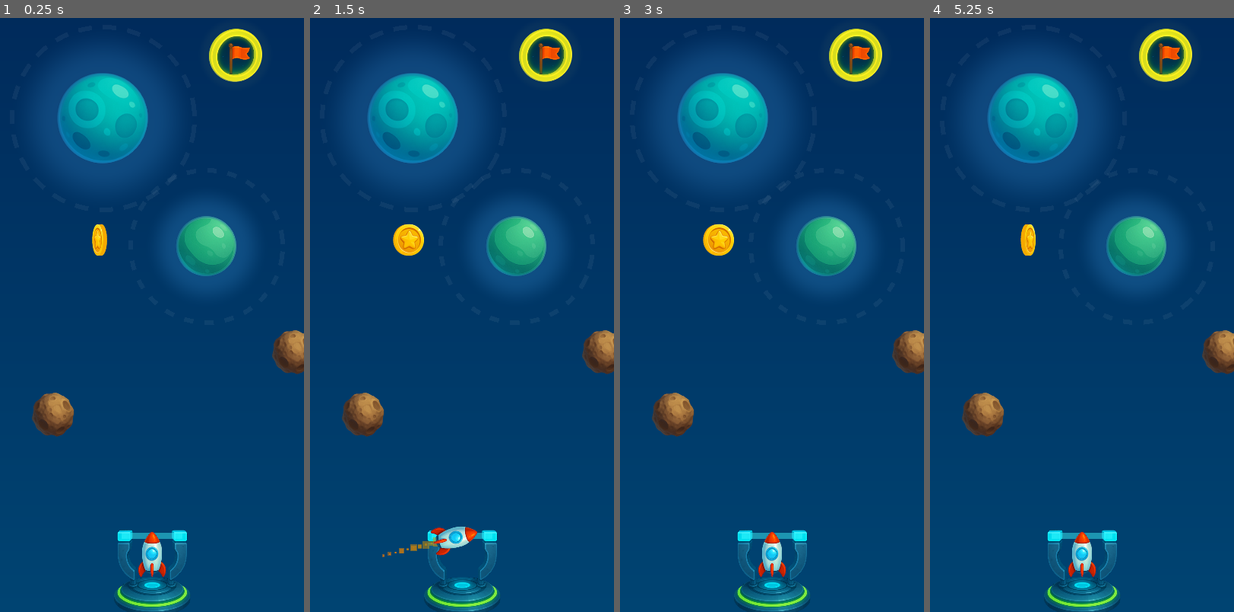
Above: before the commit, frames 1-4 (left to right).
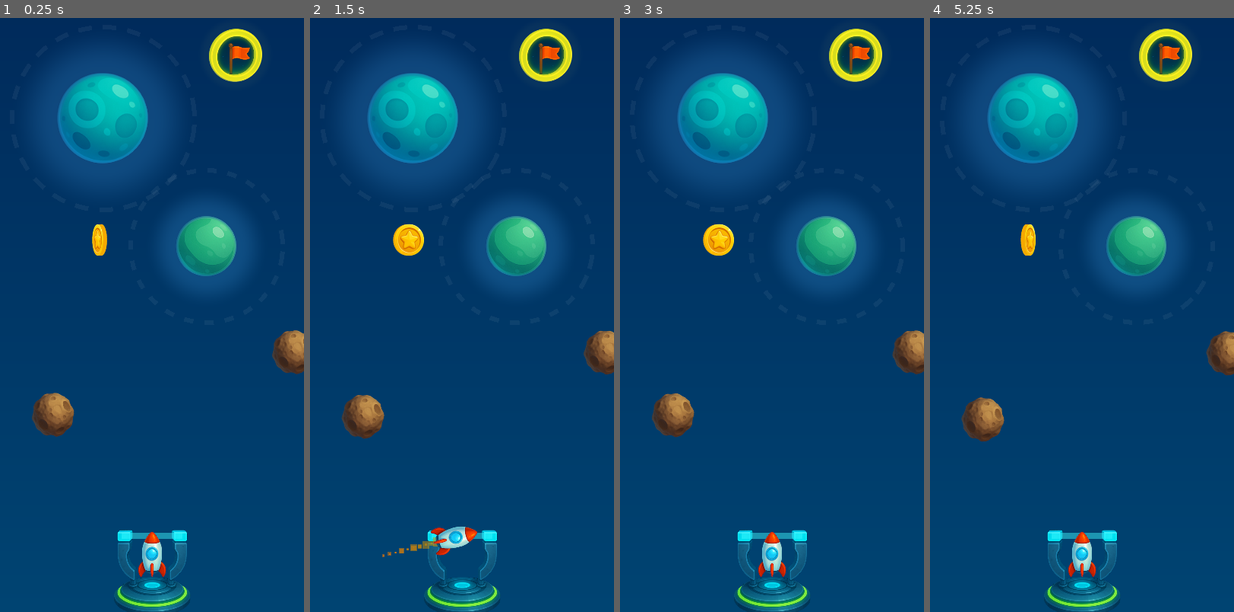
Above: after the commit, the same moments.

Repository: nbarkoch/spacecraft-launcher
Game: Godot game, scene res://scenes/game.tscn
Two runs of this game, one before a commit and one after it. Both use one fixed random seed, a clock stepped at 60 frames per second and the inputs below.
Inputs (mouse positions are in pixels of both pictures, inside the frame that each line leads up to):
- Up to frame 1 (0.25 s): no input
- Up to frame 2 (1.5 s): move the mouse to (462, 582) at 0.52 s; press the mouse at (462, 582) at 0.53 s; move the mouse to (401, 338) at 1.27 s; release the mouse at (401, 338) at 1.28 s; click (401, 338) at 1.35 s
- Up to frame 3 (3 s): move the mouse to (802, 172) at 2.02 s; press the mouse at (802, 172) at 2.03 s; move the mouse to (756, 427) at 2.77 s; release the mouse at (756, 427) at 2.78 s; click (756, 427) at 2.85 s
- Up to frame 4 (5.25 s): move the mouse to (1173, 398) at 3.52 s; press the mouse at (1173, 398) at 3.53 s; move the mouse to (990, 214) at 4.27 s; release the mouse at (990, 214) at 4.28 s; click (990, 214) at 4.35 s; move the mouse to (1097, 309) at 5.02 s; press the mouse at (1097, 309) at 5.03 s

The runs differ from the first frame. In frame 1, less than 0.1% of the frame differs, in the area x 14-100%, y 52-71%; in frame 2, 0.4%; in frame 3, 0.1%; in frame 4, 0.9%, in the area x 10-100%, y 52-72%.

Commit message:
meteroid fix

Diff:
--- a/scenes/game.tscn
+++ b/scenes/game.tscn
@@ -33,6 +33,9 @@
 
 [node name="Meteroid" parent="." instance=ExtResource("7_kueth")]
 position = Vector2(-65, 70)
+start_angle = 70.0
+orbit_rotation = 180.0
+orbit_tilt = 50.0
 
 [node name="Meteroid2" parent="." instance=ExtResource("7_kueth")]
 position = Vector2(93, 29)
--- a/scenes/meteroid.tscn
+++ b/scenes/meteroid.tscn
@@ -1,6 +1,7 @@
-[gd_scene load_steps=8 format=3 uid="uid://d0ac4c4klebkb"]
+[gd_scene load_steps=10 format=3 uid="uid://d0ac4c4klebkb"]
 
 [ext_resource type="Texture2D" uid="uid://dto3dwx4gq8a4" path="res://sprites/meteroids.png" id="1_ejkk3"]
+[ext_resource type="Script" path="res://scripts/meteroid.gd" id="1_g1etq"]
 
 [sub_resource type="CircleShape2D" id="CircleShape2D_af5sn"]
 radius = 13.3417
@@ -56,8 +57,15 @@
 "speed": 5.0
 }]
 
+[sub_resource type="CircleShape2D" id="CircleShape2D_u7kpt"]
+radius = 13.0
+
 [node name="Meteroid" type="RigidBody2D"]
 gravity_scale = 0.0
+script = ExtResource("1_g1etq")
+orbit_radius = 15.0
+wobble_amplitude = 0.0
+wobble_frequency = 0.0
 
 [node name="CollisionShape2D" type="CollisionShape2D" parent="."]
 shape = SubResource("CircleShape2D_af5sn")
@@ -67,3 +75,10 @@
 scale = Vector2(0.24, 0.2425)
 sprite_frames = SubResource("SpriteFrames_eiki1")
 animation = &"brown"
+
+[node name="CollisionDetector" type="Area2D" parent="."]
+
+[node name="CollisionShape2D" type="CollisionShape2D" parent="CollisionDetector"]
+shape = SubResource("CircleShape2D_u7kpt")
+
+[connection signal="body_entered" from="CollisionDetector" to="." method="_on_collision_detected"]
--- a/scenes/spacecraft.tscn
+++ b/scenes/spacecraft.tscn
@@ -4,8 +4,8 @@
 [ext_resource type="Texture2D" uid="uid://fc4r0ui4j3nx" path="res://sprites/spacecraft3.png" id="2_x4pyo"]
 
 [sub_resource type="Curve" id="Curve_mmcyj"]
-_data = [Vector2(0, 1), 0.0, 0.0, 0, 0, Vector2(0.745174, 0), 0.0, 0.0, 0, 0]
-point_count = 2
+_data = [Vector2(0, 1), 0.0, 0.0, 0, 0, Vector2(1e-05, 1), 0.0, 0.0, 0, 0, Vector2(0.745174, 0), 0.0, 0.0, 0, 0]
+point_count = 3
 
 [sub_resource type="Gradient" id="Gradient_c6378"]
 offsets = PackedFloat32Array(0, 0.484848, 1)
@@ -23,6 +23,9 @@
 amount = 50
 lifetime = 0.3
 randomness = 0.09
+emission_shape = 4
+emission_points = PackedVector2Array()
+emission_colors = PackedColorArray()
 spread = 28.17
 gravity = Vector2(0, 0)
 initial_velocity_min = 0.3
--- /dev/null
+++ b/scripts/meteroid.gd
@@ -0,0 +1,258 @@
+extends RigidBody2D
+class_name Meteroid
+
+# Enum for available meteroid types/animations
+enum MeteroidType {
+	BROWN,
+	DARK_BROWN,
+	GREY,
+	ORANGE
+}
+
+# Exported property to select meteroid type in the editor
+@export var meteroid_type: MeteroidType = MeteroidType.BROWN
+
+# Orbital movement properties
+@export_group("Orbital Movement")
+@export var orbit_radius: float = 30.0  # Distance from center
+@export var orbit_speed: float = 10.0  # degrees per second (much slower)
+@export var clockwise: bool = true
+@export var start_angle: float = 0.0  # Starting position in degrees
+@export var orbit_rotation: float = 0.0  # Rotate the entire orbital path (degrees)
+@export var orbit_tilt: float = 0.0  # Tilt the orbit elliptically (0-1, 0=circle, 1=flat line)
+@export var wobble_amplitude: float = 2.0  # Small wobble (was 5.0)
+@export var wobble_frequency: float = 0.5  # Very slow wobble (was 2.0)
+
+# Physics properties
+@export_group("Physics")
+@export var meteroid_mass: float = 1.0  # How heavy the meteroid feels
+@export var return_to_orbit_strength: float = 2.0  # How strongly it returns to orbit
+@export var collision_impulse_multiplier: float = 0.3  # How much collision affects it
+@export var damping_factor: float = 0.98  # How quickly it settles down
+
+# Internal variables for movement
+var center_position: Vector2
+var current_angle: float
+var time_elapsed: float = 0.0
+var is_disturbed: bool = false  # Whether meteroid has been knocked off course
+var disturbance_timer: float = 0.0
+var max_disturbance_time: float = 3.0  # How long before returning to orbit
+
+# Reference to the animated sprite
+@onready var animated_sprite: AnimatedSprite2D = $AnimatedSprite2D
+
+# Mapping from enum to animation names
+var animation_names = {
+	MeteroidType.BROWN: "brown",
+	MeteroidType.DARK_BROWN: "darkBrown",
+	MeteroidType.GREY: "grey",
+	MeteroidType.ORANGE: "orange"
+}
+
+func _ready():
+	# IMPORTANT: Create unique resources for this instance
+	create_unique_resources()
+
+	# Store the initial position as the center of orbit
+	center_position = global_position
+	current_angle = deg_to_rad(start_angle)
+
+	# Set up RigidBody2D properties for realistic physics
+	mass = meteroid_mass
+	gravity_scale = 0.0  # No gravity in space
+	linear_damp = 0.1  # Small amount of space friction
+	angular_damp = 0.2  # Slight rotational damping
+
+	# Set the animation based on the selected meteroid type
+	set_meteroid_animation()
+
+	# Start at the correct orbital position
+	update_orbital_position()
+
+func create_unique_resources():
+	"""Create unique resource instances for this meteroid to prevent sharing"""
+	# Make collision shapes unique
+	if $CollisionShape2D and $CollisionShape2D.shape:
+		$CollisionShape2D.shape = $CollisionShape2D.shape.duplicate()
+
+	# Make sprite frames unique (important for animation)
+	if animated_sprite and animated_sprite.sprite_frames:
+		animated_sprite.sprite_frames = animated_sprite.sprite_frames.duplicate()
+
+	# Make any materials unique
+	if animated_sprite and animated_sprite.material:
+		animated_sprite.material = animated_sprite.material.duplicate()
+
+	print("Created unique resources for meteroid: ", name)
+
+
+
+func _physics_process(delta):
+	"""Handle orbital movement and physics interactions"""
+	time_elapsed += delta
+
+	# Handle disturbance recovery
+	if is_disturbed:
+		disturbance_timer -= delta
+		if disturbance_timer <= 0:
+			is_disturbed = false
+
+	# Update orbital angle
+	var angle_speed = deg_to_rad(orbit_speed) * delta
+	if clockwise:
+		current_angle += angle_speed
+	else:
+		current_angle -= angle_speed
+
+	# Keep angle in 0-2π range
+	current_angle = fmod(current_angle, 2 * PI)
+
+	# Apply movement based on current state
+	if is_disturbed:
+		apply_return_to_orbit_force(delta)
+	else:
+		update_orbital_position()
+
+	# Apply damping to settle movement
+	linear_velocity *= damping_factor
+
+func update_orbital_position():
+	"""Calculate and apply gentle orbital movement when not disturbed"""
+	# Calculate wobble effect for more natural movement
+	var wobble_offset = sin(time_elapsed * wobble_frequency) * wobble_amplitude
+	var effective_radius = orbit_radius + wobble_offset
+
+	# Calculate base orbital position (before rotation and tilt)
+	var base_orbit_offset = Vector2(
+		cos(current_angle) * effective_radius,
+		sin(current_angle) * effective_radius
+	)
+
+	# Apply orbital tilt (makes orbit elliptical)
+	var tilted_offset = Vector2(
+		base_orbit_offset.x,
+		base_orbit_offset.y * (1.0 - orbit_tilt)  # Tilt compresses Y axis
+	)
+
+	# Apply orbital rotation (rotates the entire orbital plane)
+	var rotation_rad = deg_to_rad(orbit_rotation)
+	var rotated_offset = Vector2(
+		tilted_offset.x * cos(rotation_rad) - tilted_offset.y * sin(rotation_rad),
+		tilted_offset.x * sin(rotation_rad) + tilted_offset.y * cos(rotation_rad)
+	)
+
+	var target_position = center_position + rotated_offset
+
+	# Apply gentle force toward orbital position
+	var direction_to_orbit = target_position - global_position
+	var distance_to_orbit = direction_to_orbit.length()
+
+	if distance_to_orbit > 1.0:
+		# Scale force based on orbit size and distance - this is the key fix!
+		var orbit_scale_factor = max(1.0, orbit_radius / 30.0)  # Scale force for larger orbits
+		var distance_factor = min(distance_to_orbit * 0.1, 1.0)  # Stronger force when further away
+		var orbital_force = direction_to_orbit.normalized() * return_to_orbit_strength * orbit_scale_factor * distance_factor
+		apply_central_force(orbital_force)
+
+
+	# Gentle rotation for visual effect
+	if animated_sprite:
+		animated_sprite.rotation += deg_to_rad(5.0 * get_physics_process_delta_time())
+
+func apply_return_to_orbit_force(delta):
+	"""Apply stronger force to return to orbit after disturbance"""
+	var wobble_offset = sin(time_elapsed * wobble_frequency) * wobble_amplitude
+	var effective_radius = orbit_radius + wobble_offset
+
+	# Apply same transformations as in update_orbital_position
+	var base_orbit_offset = Vector2(
+		cos(current_angle) * effective_radius,
+		sin(current_angle) * effective_radius
+	)
+
+	# Apply orbital tilt
+	var tilted_offset = Vector2(
+		base_orbit_offset.x,
+		base_orbit_offset.y * (1.0 - orbit_tilt)
+	)
+
+	# Apply orbital rotation
+	var rotation_rad = deg_to_rad(orbit_rotation)
+	var rotated_offset = Vector2(
+		tilted_offset.x * cos(rotation_rad) - tilted_offset.y * sin(rotation_rad),
+		tilted_offset.x * sin(rotation_rad) + tilted_offset.y * cos(rotation_rad)
+	)
+
+	var target_position = center_position + rotated_offset
+
+	# Stronger return force when disturbed
+	var direction_to_orbit = target_position - global_position
+	var distance_to_orbit = direction_to_orbit.length()
+
+	if distance_to_orbit > 1.0:
+		# Scale return force for larger orbits too
+		var orbit_scale_factor = max(1.0, orbit_radius / 30.0)
+		var time_factor = (1.0 + (max_disturbance_time - disturbance_timer))
+		var return_strength = return_to_orbit_strength * orbit_scale_factor * time_factor
+		var return_force = direction_to_orbit.normalized() * return_strength
+		apply_central_force(return_force)
+
+func _on_collision_detected(body):
+	"""Handle collision detection via Area2D"""
+	if body is Spacecraft:
+
+		# Calculate collision direction and impulse
+		var collision_direction = (global_position - body.global_position).normalized()
+		var spacecraft_velocity = body.linear_velocity
+
+		# Calculate impulse based on spacecraft velocity and approach angle
+		var velocity_magnitude = spacecraft_velocity.length()
+		var collision_impulse = collision_direction * velocity_magnitude * collision_impulse_multiplier
+
+		# Apply the collision force to meteroid
+		apply_central_impulse(collision_impulse)
+
+		# Mark as disturbed and start recovery timer
+		is_disturbed = true
+		disturbance_timer = max_disturbance_time
+
+		print("Meteroid knocked off orbit, will return in ", max_disturbance_time, " seconds")
+
+		# Optional: Apply reaction force to spacecraft (Newton's 3rd law)
+		var reaction_force = -collision_impulse * 0.1  # Smaller reaction
+		body.apply_central_impulse(reaction_force)
+
+func set_orbit_center(new_center: Vector2):
+	"""Change the center point of the orbit"""
+	center_position = new_center
+
+func set_orbit_properties(radius: float, speed: float, is_clockwise: bool = true):
+	"""Change orbital properties at runtime"""
+	orbit_radius = radius
+	orbit_speed = speed
+	clockwise = is_clockwise
+
+func reverse_orbit_direction():
+	"""Reverse the direction of orbital movement"""
+	clockwise = !clockwise
+func set_meteroid_animation():
+	"""Set the animation based on the meteroid_type property"""
+	if animated_sprite and meteroid_type in animation_names:
+		var animation_name = animation_names[meteroid_type]
+		animated_sprite.animation = animation_name
+		animated_sprite.play()
+
+func change_meteroid_type(new_type: MeteroidType):
+	"""Change the meteroid type at runtime"""
+	meteroid_type = new_type
+	set_meteroid_animation()
+
+# Called when the meteroid is destroyed (e.g., hit by spacecraft)
+func destroy():
+	"""Handle meteroid destruction"""
+	print("Meteroid destroyed!")
+	queue_free()
+
+func get_collision_damage() -> float:
+	"""Return damage value based on meteroid mass and velocity"""
+	return linear_velocity.length() * meteroid_mass * 0.1
Binary file added: sprites/s_circle.png
Not shown, added: sprites/s_circle.png.import
